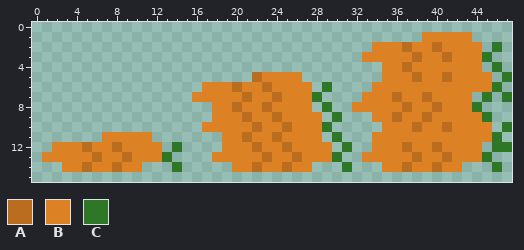
Pixel-art file: sprites/items/foodstuffs/carrot.aseprite. The picture above was drawn from the file before the commit.
48x16 pixels, 1 frame. Colours within 5 levels of each other are drawn and written as one.
Palette (. is transparent): A #bb6d1f  B #dd8125  C #2d7726
Pixels before, first column x 1:
 1 ......................................BBBBB....
 2 .................................BBBABBABBBB.C.
 3 ................................BBBBBABBABBBC..
 4 ..................................BBABBBBBBB.C.
 5 .....................ABBBB........BBBABBABBBB.C
 6 ................BBBABBABBBB.C....BBBBBBBBBBBBC.
 7 ...............BBBBBABBABBBC....BBBABBABBBB.C.C
 8 .................BBABBABBBB.C..BBBBBABBABBBC...
 9 .................BBBABBABBBB.C...BBABBABBBBBC..
10 ................BBBBBABBABBBC.....BBBABBABBBB.C
11 ......BBBBB.......BBABBABBBB.C...BBBBBBBBBBBBC.
12 .BBBABBABBBB.C....BBBABBABBBB.C..BBBABBABBBB.CC
13 BBBBBABBABBBC....BBBBBABBABBBC..BBBBBABBABBBC..
14 ..BBABBABB...C.....BBABBABB...C...BBABBABB...C.
New version:
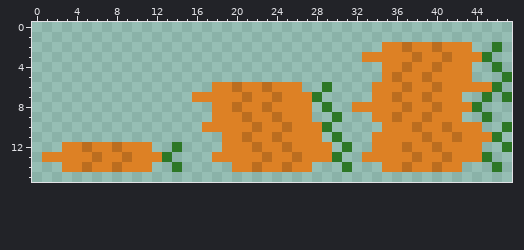
Changes in this commit:
Changed rows in their new state; - is an unchanged pixel.
first column x 2:
 1 -------------------------------------.....---
 2 --------------------------------.---------.--
 4 --------------------------------------A---.--
 5 --------------------.....---------A-BA-B--..-
 6 ---------------.---------.---------A--A------
 7 -------------------------------.---------.---
 9 --------------------------.--------------..--
10 -------------------------------------------.-
11 -----.....---------------------------A--A----
12 .---------.---------------------------------.
14 ---------B-----------------------------------
